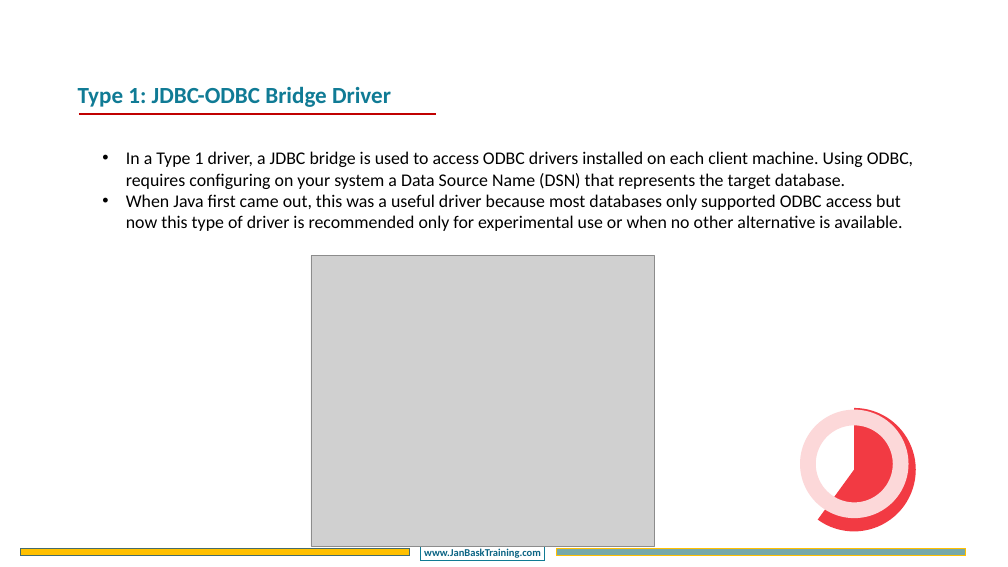
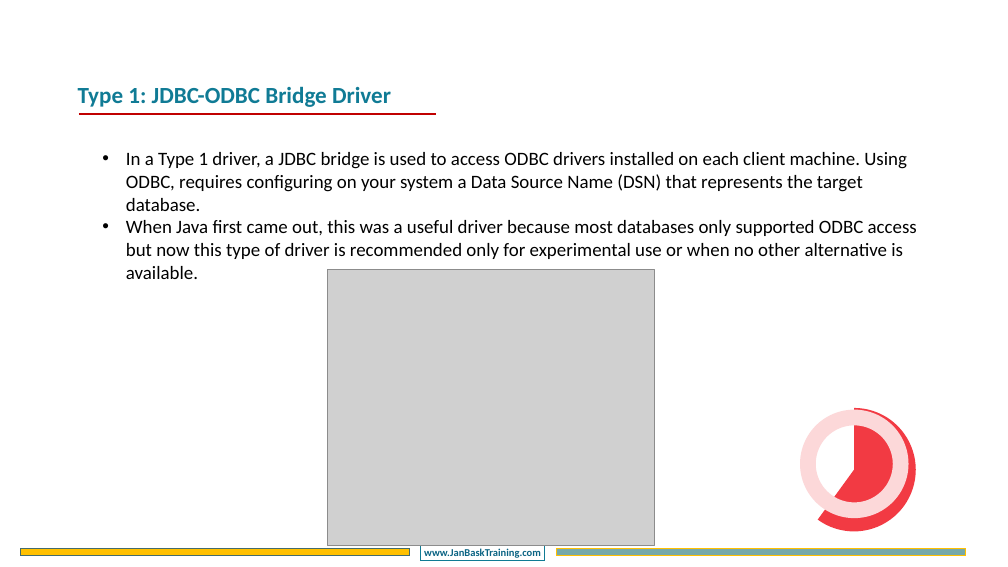
Before and after one commit to CompleteJavaTraining/AdvancedJava, a slide deck: slide 8 of slides/JDBC/JDBC - Chapter1.pptx. Drawn at 1008x567 pixels with LibreOffice and Linux fonts; fonts in the diff are those of the drawing; grey boxes stand for pictures; background and template pictures are left out. Boxes give left, top, right and bottom in pixels: in the first picture for what was removed or moved away, otherwise in the second. Text is boxed around its words. In the diff, an @@ line names an element or a change of style, - is before the commit and + after.

Commit message:
checked in the updated formatted slides

```diff
--- a/slides/JDBC/JDBC - Chapter1.pptx
+++ b/slides/JDBC/JDBC - Chapter1.pptx
@@ text "In a Type 1 driver, ..." at (126,152,917,279): size 34 to 36 pt @@
@@ picture: place and size @@
-picture at (311,255,655,546)
+picture at (327,269,654,545)
```
Also in this commit, not shown: 8 other slides changed, 3 slides removed, 3 other files.
